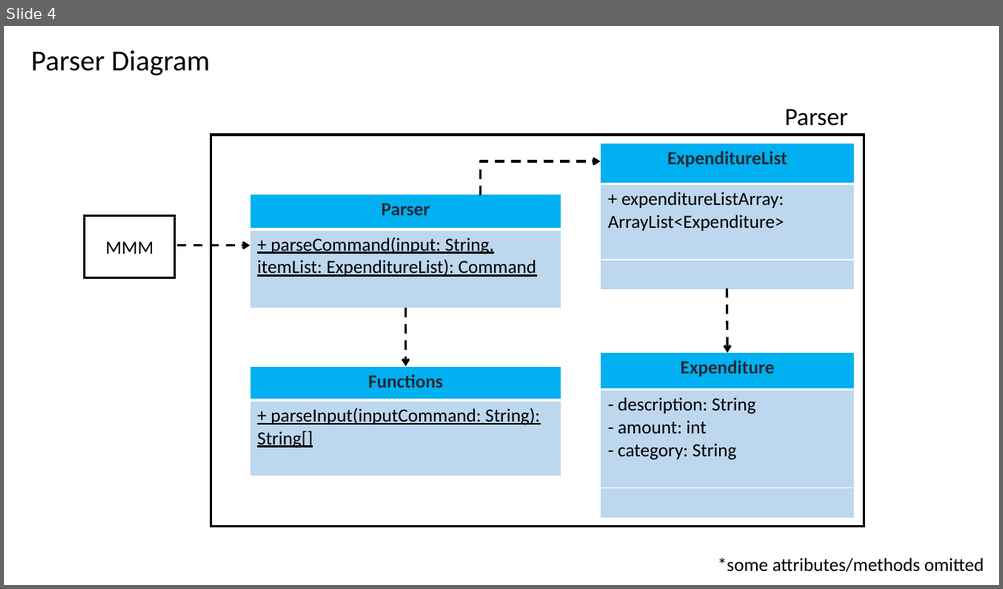
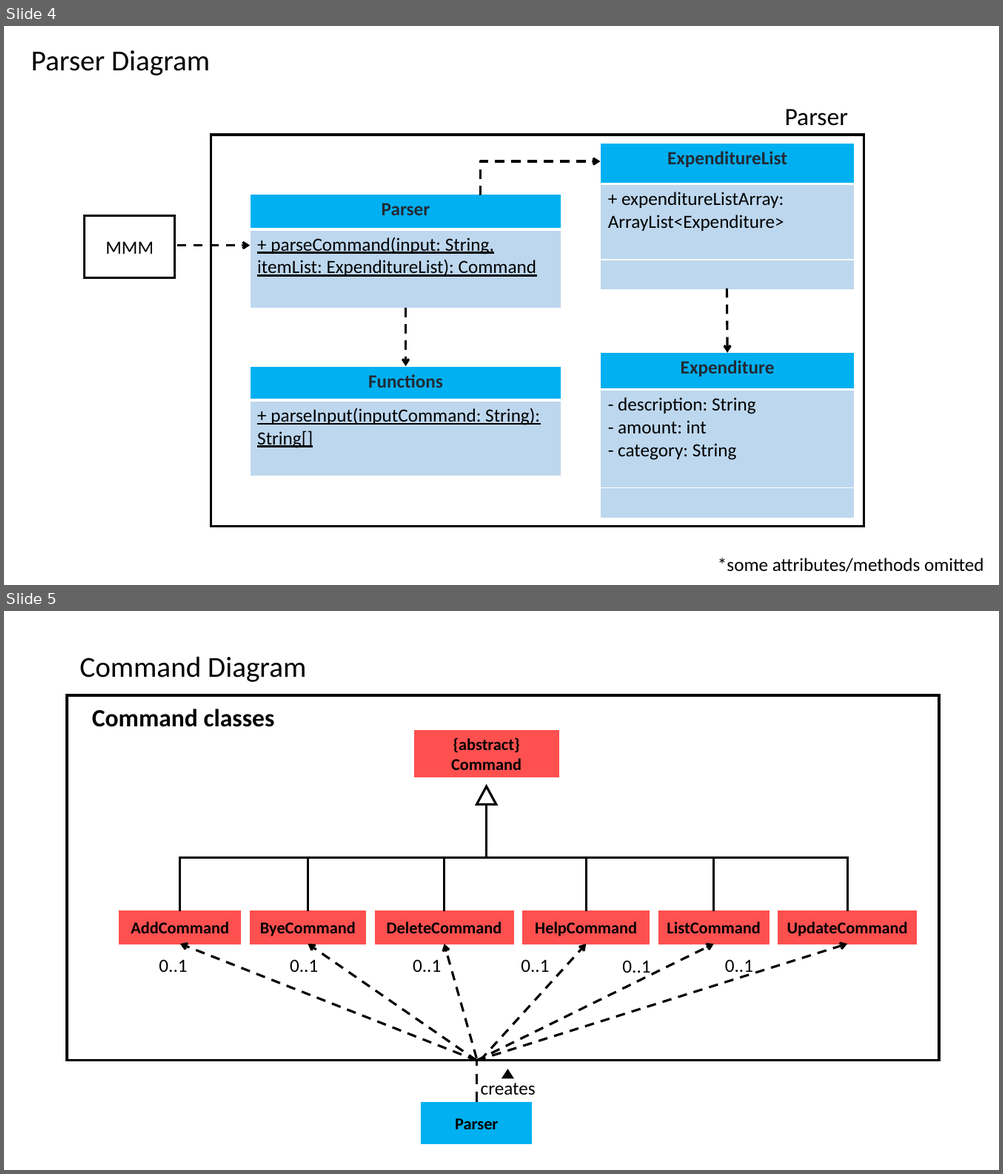
Before and after one commit to nus-cs2113-AY2122S2/tp, a slide deck: UML_Diagrams.pptx. Shown one above the other, each under a label of ours: slide 4 before the commit, slides 4 and 5 after it. The pictures are 1003x589 and 1003x1174 pixels, drawn with LibreOffice and Linux fonts; fonts in the diff are those of the drawing. Boxes give left, top, right and bottom in pixels: in the first picture for what was removed or moved away, otherwise in the second. Text is boxed around its words. In the diff, an @@ line names an element or a change of style, - is before the commit and + after.

Commit message:
Add DG for Command and Storage component

```diff
--- a/UML_Diagrams.pptx
+++ b/UML_Diagrams.pptx
@@ slide 5 added at (x1=4, y1=611, x2=999, y2=1170), background #FFFFFF @@
@@ title added at (x1=79, y1=656, x2=306, y2=682), 28 pt, text #000000 @@
+Command Diagram
@@ rectangle added at (x1=67, y1=695, x2=939, y2=1060), outline #000000 2.25 pt @@
@@ text added at (x1=92, y1=709, x2=275, y2=727), 24 pt, text #000000, bold @@
+Command classes
@@ rectangle added at (x1=415, y1=730, x2=558, y2=777), fill #FF5050, outline #FF5050 1 pt, 16 pt, text #000000, bold @@
+{abstract}
+Command
@@ triangle added at (x1=476, y1=786, x2=495, y2=804), fill #FFFFFF, outline #000000 2.25 pt @@
@@ elbow line added from (180, 911) to (486, 805), #000000 2.25 pt @@
@@ elbow line added from (307, 911) to (486, 805), #000000 2.25 pt @@
@@ elbow line added from (444, 911) to (486, 805), #000000 2.25 pt @@
@@ elbow line added from (486, 805) to (847, 911), #000000 2.25 pt @@
@@ elbow line added from (714, 911) to (486, 805), #000000 2.25 pt @@
@@ elbow line added from (586, 911) to (486, 805), #000000 2.25 pt @@
@@ rectangle added at (x1=119, y1=911, x2=241, y2=945), fill #FF5050, outline #FF5050 1 pt, 16 pt, text #000000, bold @@
+AddCommand
@@ rectangle added at (x1=250, y1=911, x2=366, y2=945), fill #FF5050, outline #FF5050 1 pt, 16 pt, text #000000, bold @@
+ByeCommand
@@ rectangle added at (x1=375, y1=911, x2=513, y2=945), fill #FF5050, outline #FF5050 1 pt, 16 pt, text #000000, bold @@
+DeleteCommand
@@ rectangle added at (x1=523, y1=911, x2=649, y2=945), fill #FF5050, outline #FF5050 1 pt, 16 pt, text #000000, bold @@
+HelpCommand
@@ rectangle added at (x1=659, y1=911, x2=768, y2=945), fill #FF5050, outline #FF5050 1 pt, 16 pt, text #000000, bold @@
+ListCommand
@@ rectangle added at (x1=779, y1=911, x2=916, y2=945), fill #FF5050, outline #FF5050 1 pt, 16 pt, text #000000, bold @@
+UpdateCommand
@@ text added at (x1=159, y1=960, x2=187, y2=972), 18 pt, text #000000 @@
+0..1
@@ arrow added from (476, 1061) to (180, 944), #000000 2.25 pt dashed @@
@@ text added at (x1=290, y1=960, x2=318, y2=972), 18 pt, text #000000 @@
+0..1
@@ arrow added from (476, 1061) to (307, 944), #000000 2.25 pt dashed @@
@@ text added at (x1=412, y1=960, x2=441, y2=972), 18 pt, text #000000 @@
+0..1
@@ arrow added from (476, 1059) to (444, 944), #000000 2.25 pt dashed @@
@@ arrow added from (476, 1061) to (847, 944), #000000 2.25 pt dashed @@
@@ arrow added from (476, 1061) to (714, 944), #000000 2.25 pt dashed @@
@@ arrow added from (480, 1061) to (586, 944), #000000 2.25 pt dashed @@
@@ text added at (x1=521, y1=960, x2=549, y2=972), 18 pt, text #000000 @@
+0..1
@@ text added at (x1=622, y1=960, x2=650, y2=978), 18 pt, text #000000 @@
+0..1
@@ text added at (x1=725, y1=960, x2=753, y2=977), 18 pt, text #000000 @@
+0..1
@@ line added from (476, 1102) to (476, 1061), #000000 2.5 pt dashed @@
@@ triangle added at (x1=503, y1=1071, x2=513, y2=1079), fill #000000, outline #000000 1 pt @@
@@ text added at (x1=481, y1=1083, x2=535, y2=1096), 18 pt, text #000000 @@
+creates
@@ rectangle added at (x1=422, y1=1102, x2=532, y2=1144), fill #00B0F0, outline #00B0F0 1 pt, 16 pt, text #000000, bold @@
+Parser
```
Also in this commit, not shown: 1 other slide added, 4 other files.
